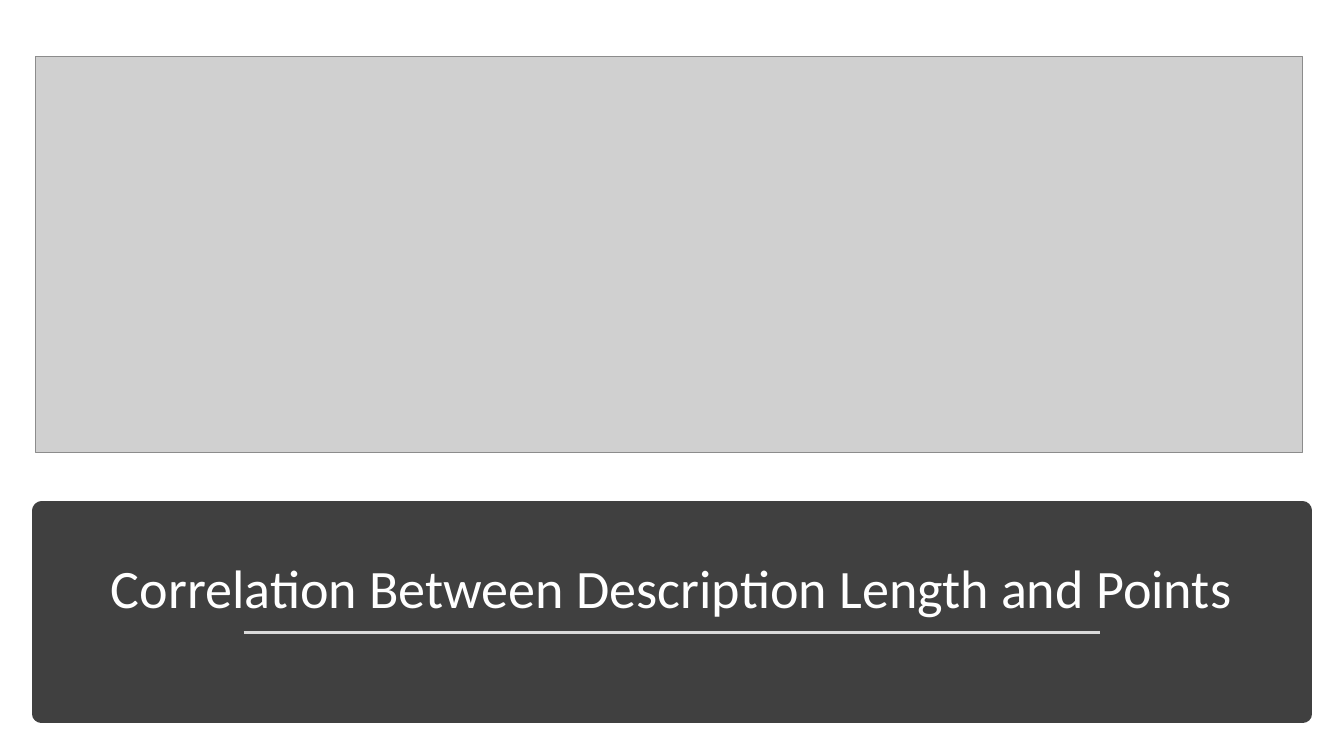
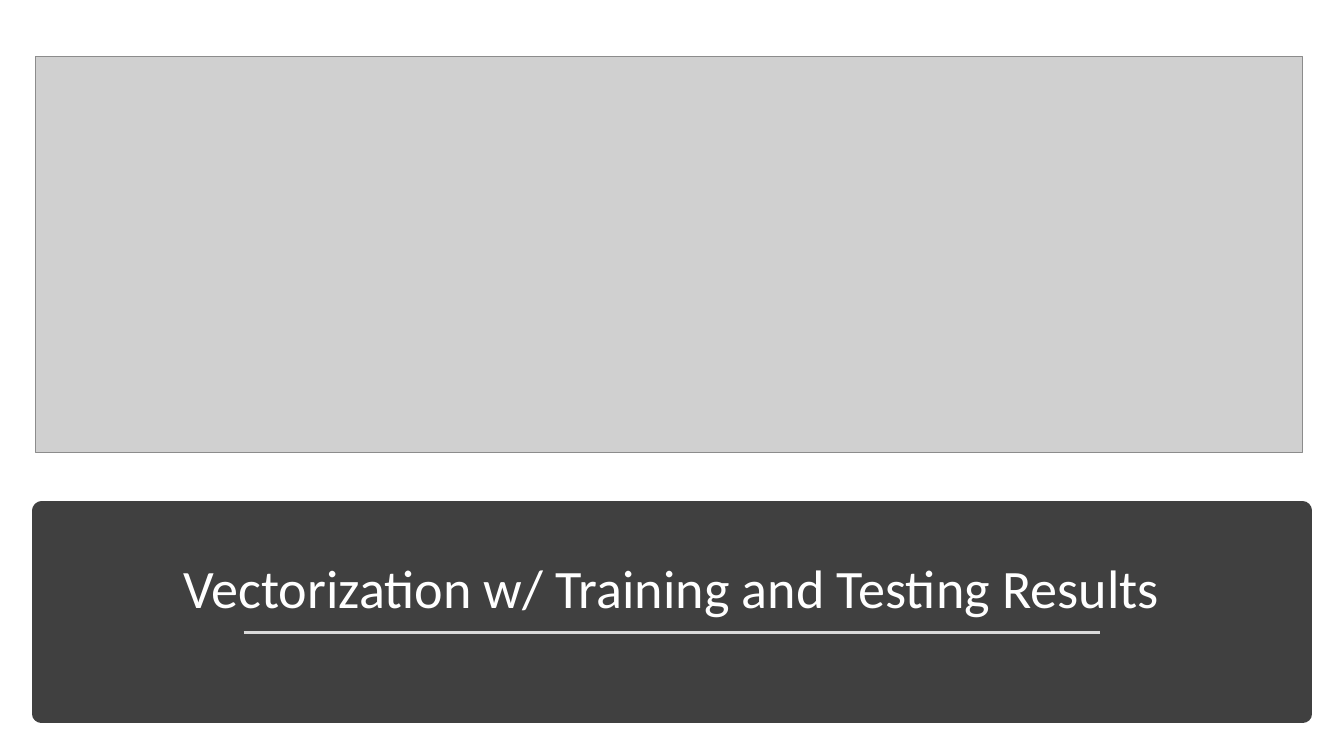
Before and after one commit to tuyetnguyen56/FINAL_PROJECT, a slide deck: slide 6 of Fabio/Wines Across the World.pptx. Drawn at 1344x756 pixels with LibreOffice and Linux fonts; fonts in the diff are those of the drawing; grey boxes stand for pictures. Boxes give left, top, right and bottom in pixels: in the first picture for what was removed or moved away, otherwise in the second. Text is boxed around its words. In the diff, an @@ line names an element or a change of style, - is before the commit and + after.

```diff
--- a/Fabio/Wines Across the World.pptx
+++ b/Fabio/Wines Across the World.pptx
@@ text at bbox=[183, 570, 1159, 618]: text changed @@
-Correlation Between Description Length and Points
+Vectorization w/ Training and Testing Results
```
Also in this commit, not shown: 4 other slides changed, 1 slide added, 1 slide removed.
